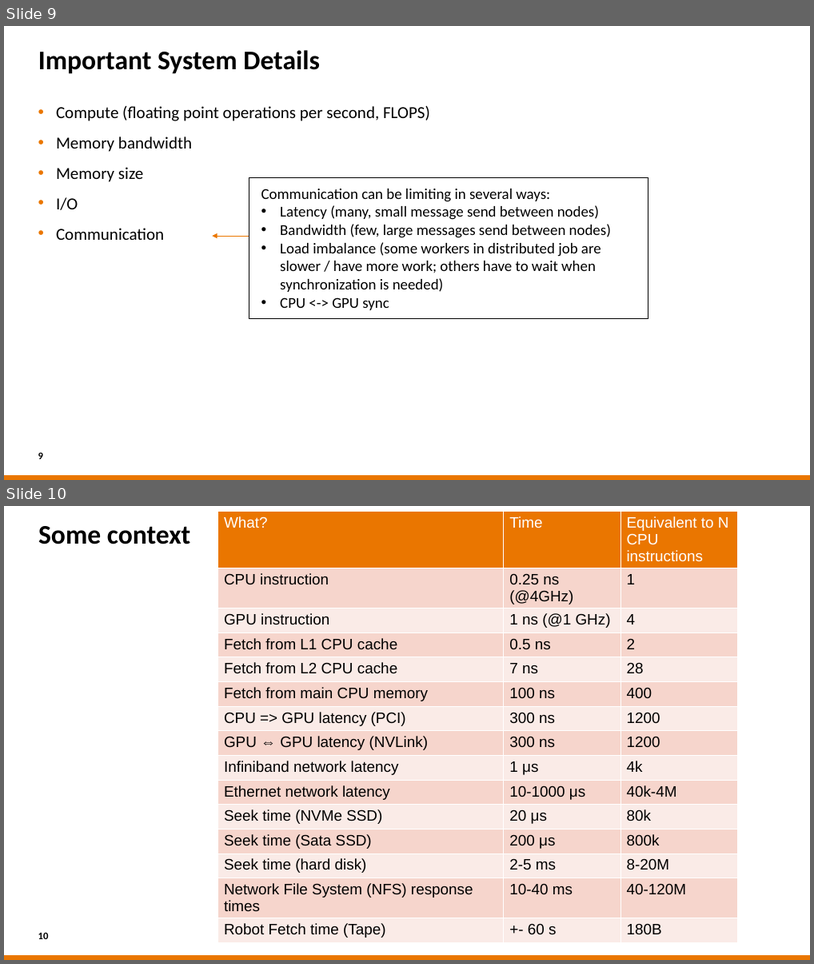
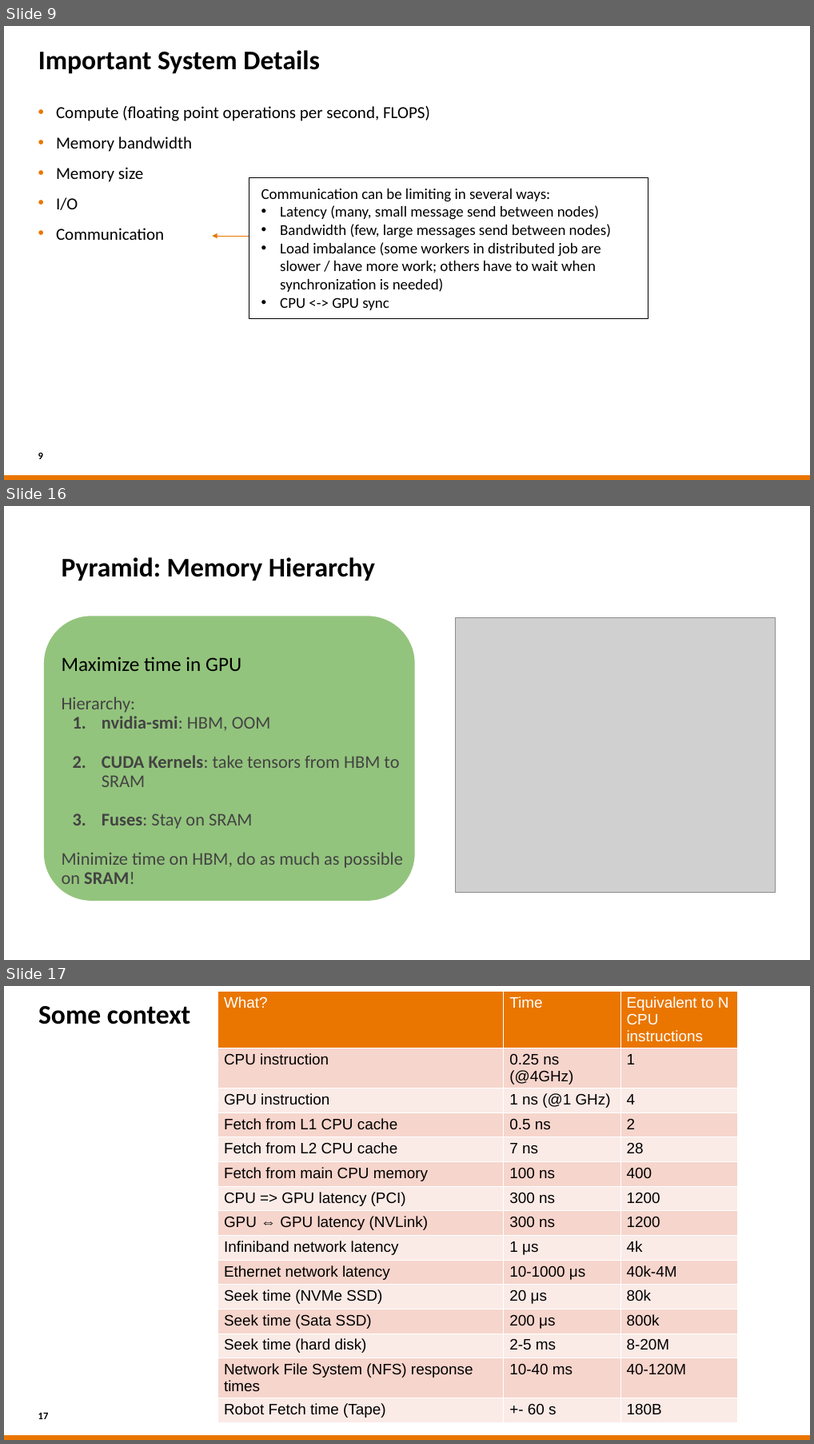
Before and after one commit to sara-nl/HPML-course-materials, a slide deck: Day2/slides/hw_and_software_features.pptx. Shown one above the other, each under a label of ours: slides 9 and 10 before the commit, slides 9, 16 and 17 after it; the slides between them are not shown. The pictures are 814x964 and 814x1444 pixels, drawn with LibreOffice and Linux fonts; fonts in the diff are those of the drawing; grey boxes stand for pictures; background and template pictures are left out. Boxes give left, top, right and bottom in pixels: in the first picture for what was removed or moved away, otherwise in the second. Text is boxed around its words. In the diff, an @@ line names an element or a change of style, - is before the commit and + after.

```diff
--- a/Day2/slides/hw_and_software_features.pptx
+++ b/Day2/slides/hw_and_software_features.pptx
@@ slide 16 added at box(4, 506, 810, 960), background #FFFFFF @@
@@ title added at box(62, 557, 375, 581), 32 pt, text #000000, bold @@
+Pyramid: Memory Hierarchy
@@ rounded rectangle added at box(44, 616, 414, 900), fill #93C47D @@
@@ picture added at box(456, 618, 775, 892) @@
@@ text added at box(62, 656, 403, 884), 21.3 pt, text #434343 @@
+    Maximize time in GPU
+    Hierarchy:
+1. nvidia-smi: HBM, OOM
+2. CUDA Kernels: take tensors from HBM to
+   SRAM
+3. Fuses: Stay on SRAM
+Minimize time on HBM, do as much as possible
+on SRAM!
@@ what was slide 10 is now slide 17 @@
@@ page number at box(38, 1412, 49, 1419): text changed @@
-10
+17
```
Also in this commit, not shown: 7 slides changed, 6 other slides added, 3 other files.
